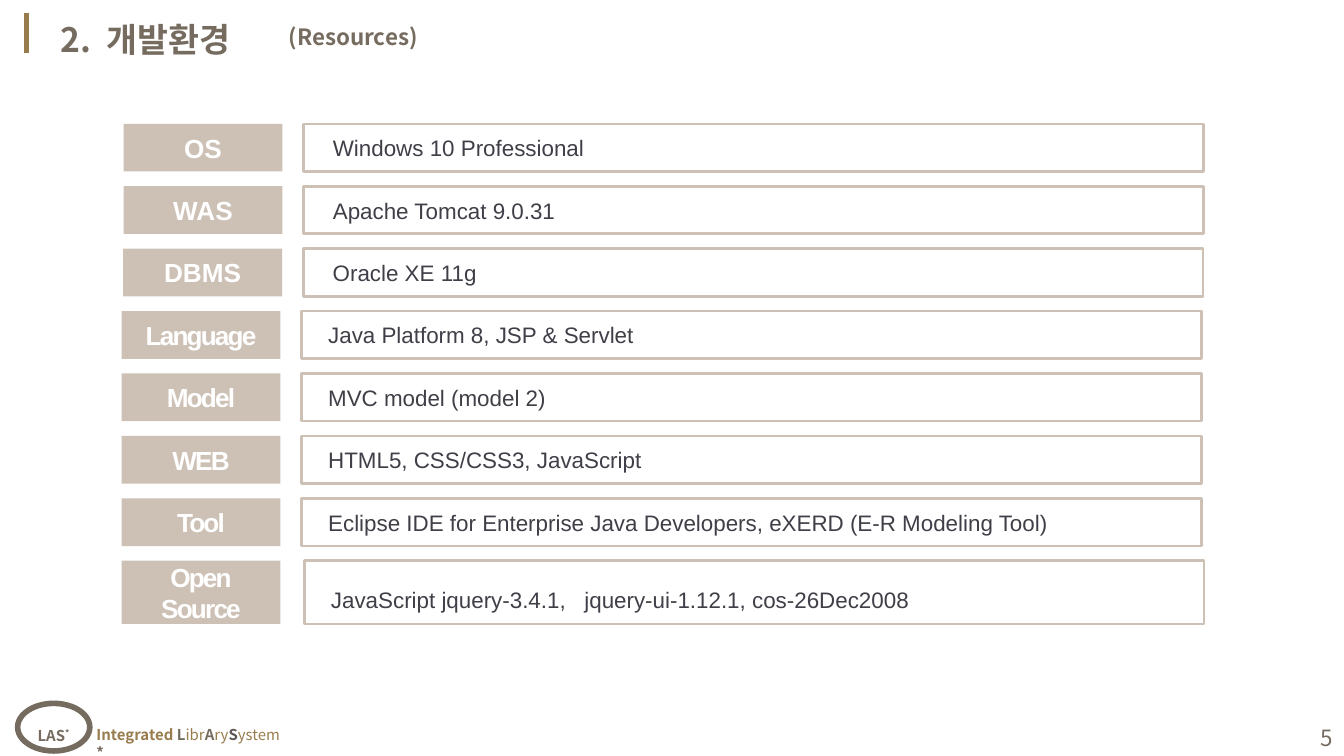
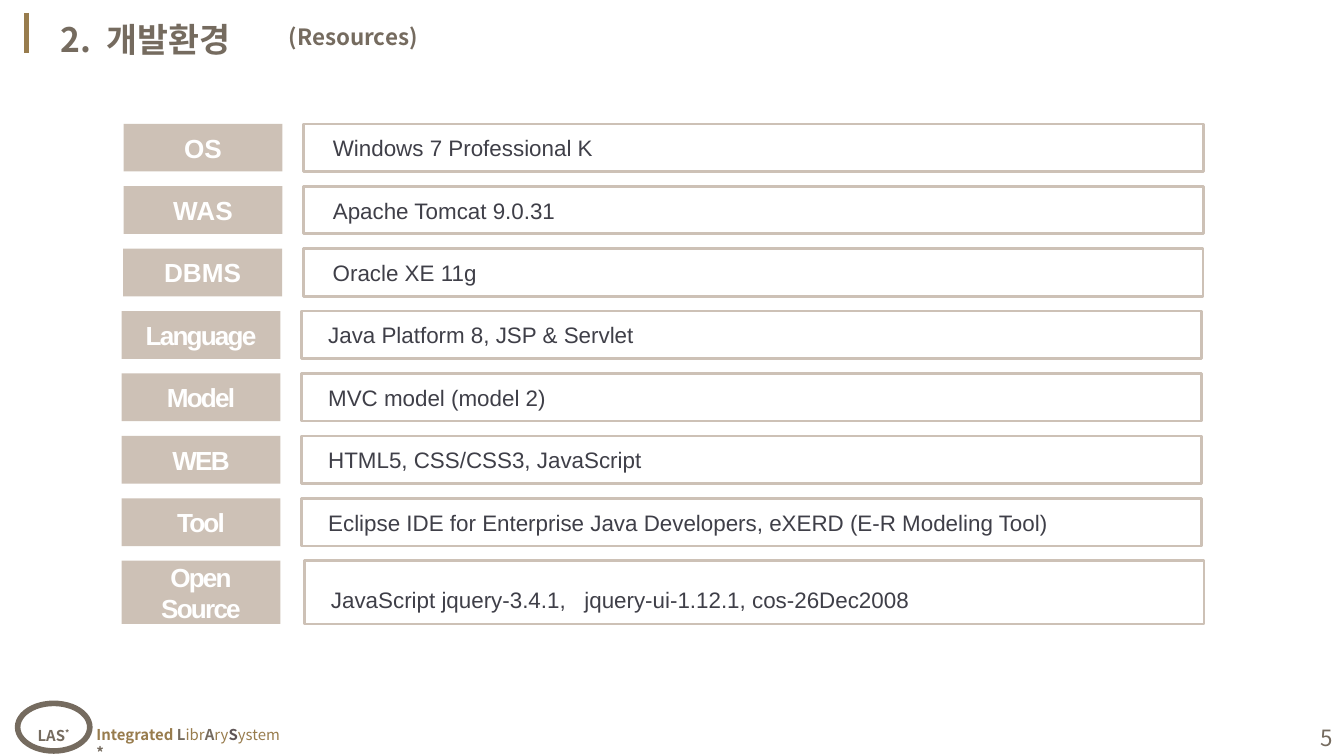
Before and after one commit to naradin711/webPro_ryu, a slide deck: slide 5 of note/07_1'st Project/sample_ver0624.pptx. Drawn at 1344x756 pixels with LibreOffice and Linux fonts; fonts in the diff are those of the drawing; background and template pictures are left out. Boxes give left, top, right and bottom in pixels: in the first picture for what was removed or moved away, otherwise in the second. Text is boxed around its words. In the diff, an @@ line names an element or a change of style, - is before the commit and + after.

```diff
--- a/note/07_1'st Project/sample_ver0624.pptx
+++ b/note/07_1'st Project/sample_ver0624.pptx
@@ text in rectangle at [333, 139, 593, 156]: text changed @@
-Windows 10 Professional
+Windows 7 Professional K
```
Also in this commit, not shown: 7 other slides changed, 11 slides added, 32 other files.
